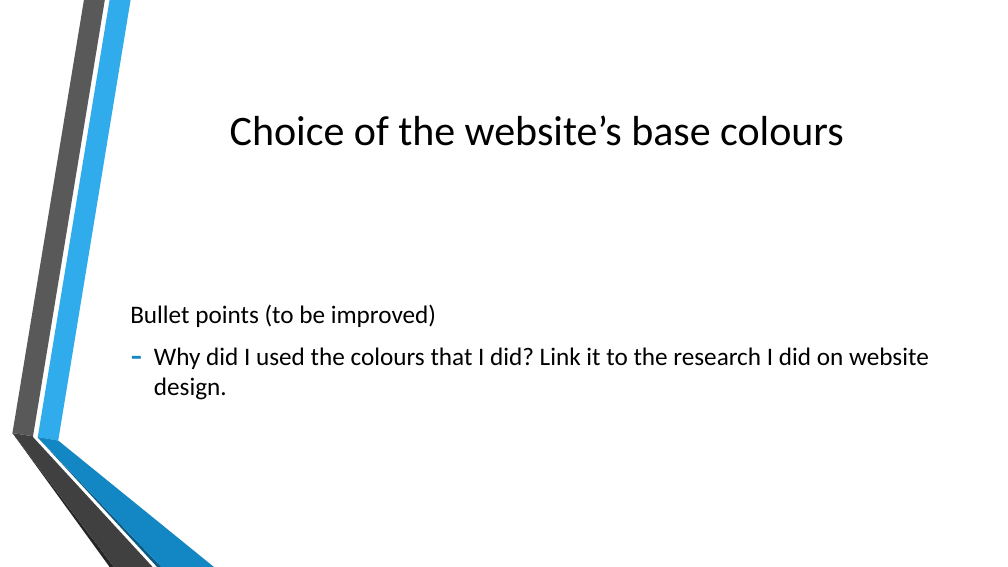
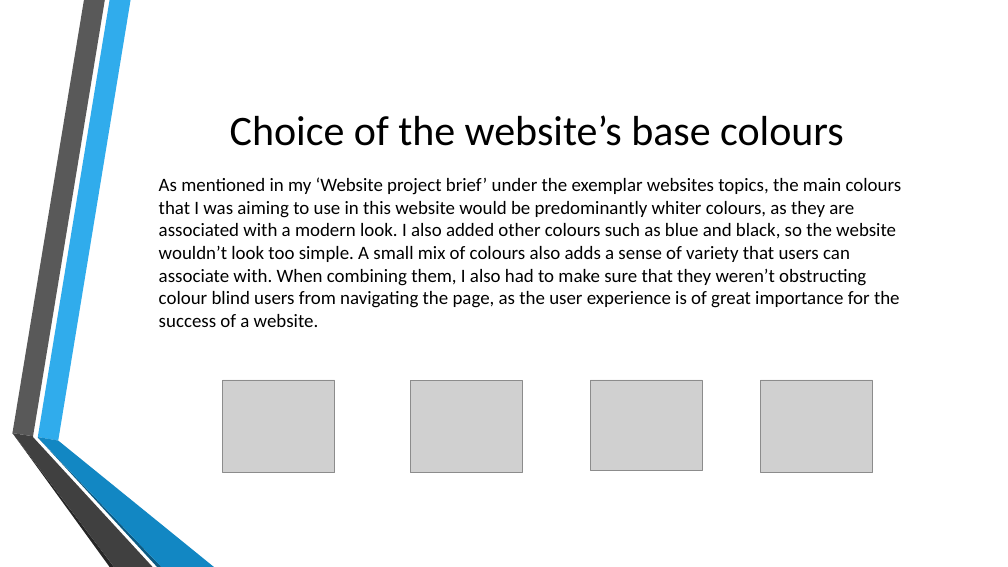
Before and after one commit to estebanlv/EPQ-Website-Project, a slide deck: slide 6 of Documents/Official Documents/Development Presentation.pptx. Drawn at 1008x567 pixels with LibreOffice and Linux fonts; fonts in the diff are those of the drawing; grey boxes stand for pictures; background and template pictures are left out. Boxes give left, top, right and bottom in pixels: in the first picture for what was removed or moved away, otherwise in the second. Text is boxed around its words. In the diff, an @@ line names an element or a change of style, - is before the commit and + after.

```diff
--- a/Documents/Official Documents/Development Presentation.pptx
+++ b/Documents/Official Documents/Development Presentation.pptx
@@ text added at (159, 177, 902, 327), 18 pt, text #000000 @@
+As mentioned in my ‘Website project brief’ under the exemplar websites topics, the main colours that I was aiming to use in this website would be predominantly whiter colours, as they are associated with a modern look. I also added other colours such as blue and black, so the website wouldn’t look too simple. A small mix of colours also adds a sense of variety that users can associate with. When combining them, I also had to make sure that they weren’t obstructing colour blind users from navigating the page, as the user experience is of great importance for the success of a website.
@@ text removed at (130, 304, 929, 400) @@
-Bullet points (to be improved)
-– Why did I used the colours that I did? Link it to the research I did on website design.
@@ picture added at (223, 380, 335, 473) @@
@@ picture added at (411, 381, 523, 473) @@
@@ picture added at (591, 380, 702, 471) @@
@@ picture added at (761, 380, 873, 473) @@
```
Also in this commit, not shown: 2 other slides changed.
